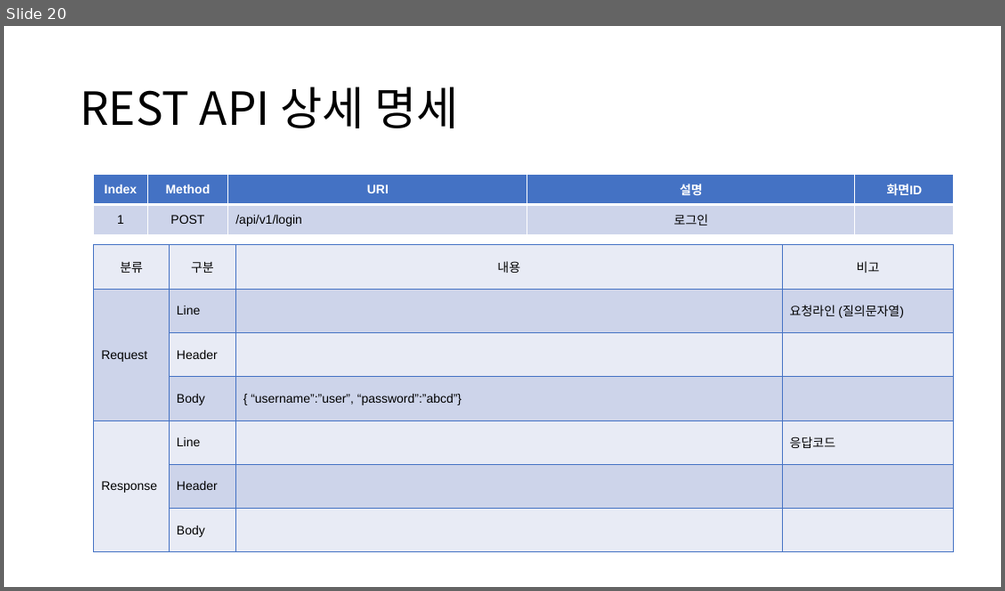
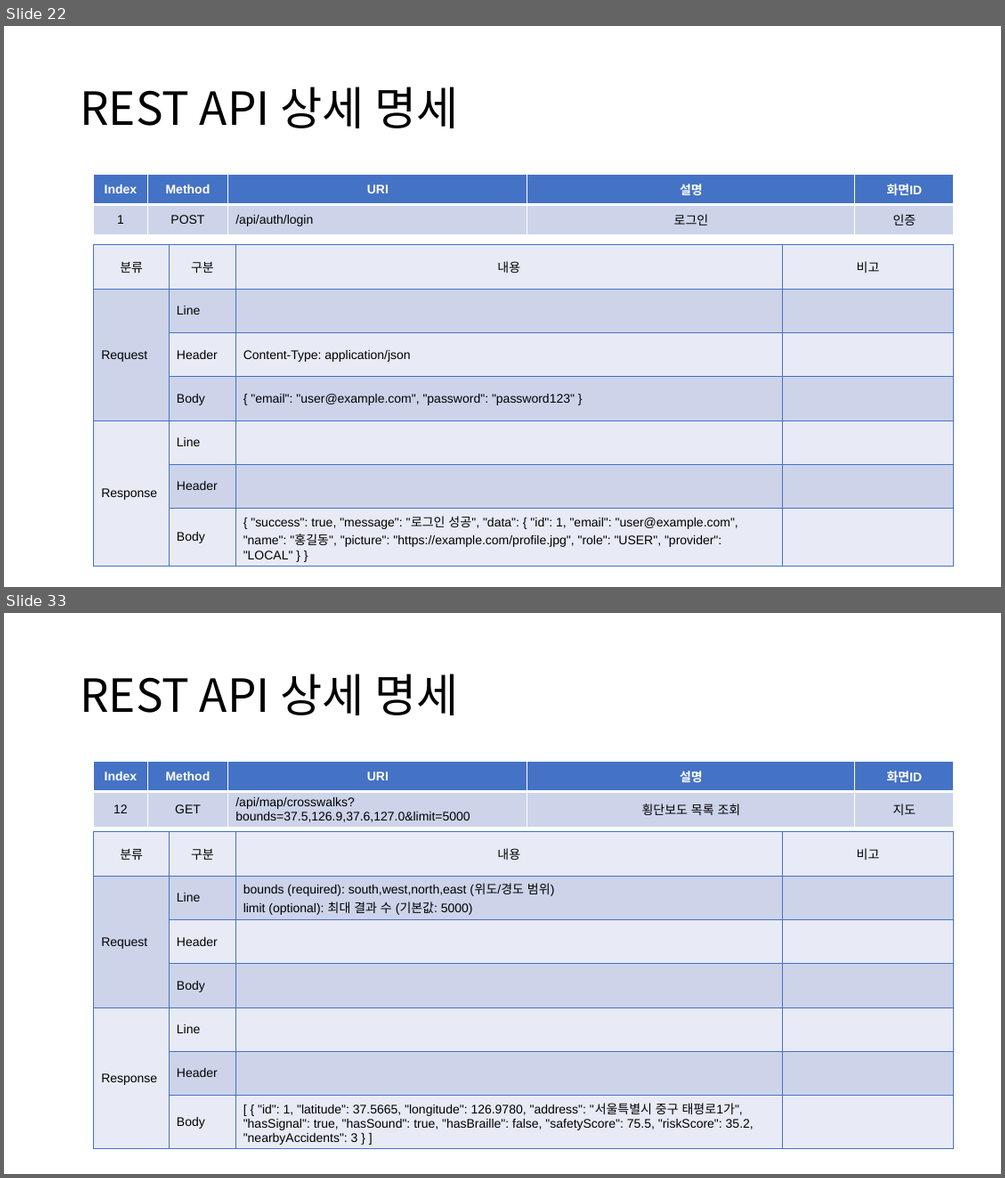
Before and after one commit to kimyuchan-1/MiniProject, a slide deck: 미니프로젝트계획서.pptx. Shown one above the other, each under a label of ours: slide 20 before the commit, slides 22 and 33 after it; the slides between them are not shown. The pictures are 1005x591 and 1005x1178 pixels, drawn with LibreOffice and Linux fonts; fonts in the diff are those of the drawing. Boxes give left, top, right and bottom in pixels: in the first picture for what was removed or moved away, otherwise in the second. Text is boxed around its words. In the diff, an @@ line names an element or a change of style, - is before the commit and + after.

```diff
--- a/미니프로젝트계획서.pptx
+++ b/미니프로젝트계획서.pptx
@@ slide 33 added at [4,613,1001,1174], background #FFFFFF @@
@@ title added at [80,674,458,715], 44 pt, text #000000 @@
+REST API 상세 명세
@@ table added at [94,761,954,829], 2 rows, 5 columns @@
+Index | Method | URI | 설명 | 화면ID
+12 | GET | /api/map/crosswalks?bounds=37.5,126.9,37.6,127.0&limit=5000 | 횡단보도 목록 조회 | 지도
@@ table added at [94,832,954,1148], 7 rows, 4 columns @@
+분류 | 구분 | 내용 | 비고
+Request | Line | bounds (required): south,west,north,east (위도/경도 범위) / limit (optional): 최대 결과 수 (기본값: 5000) | 
+ | Header |  | 
+ | Body |  | 
+Response | Line |  | 
+ | Header |  | 
+ | Body | [ { "id": 1, "latitude": 37.5665, "longitude": 126.9780, "address": "서울특별시 중구 태평로1가", "hasSignal": true, "hasSound": true, "hasBraille": false, "safetyScore": 75.5, "riskScore": 35.2, "nearbyAccidents": 3 } ] | 
@@ what was slide 20 is now slide 22 @@
@@ slide 22 changed as well @@
@@ table at [94,174,954,234] @@
-row 2, column 3: /api/v1/login
+row 2, column 3: /api/auth/login
-row 2, column 5: 
+row 2, column 5: 인증
@@ table at [94,245,954,563] @@
-row 2: Request | Line |  | 요청라인 (질의문자열)
+row 2: Request | Line |  | 
+row 3:  | Header | Content-Type: application/json | 
+row 4:  | Body | { "email": "user@example.com", "password": "password123" } | 
+row 5: Response | Line |  | 
-row 4:  | Body | { “username”:”user”, “password”:”abcd”} | 
-row 5: Response | Line |  | 응답코드
-row 6:  | Header |  | 
-row 7:  | Body |  | 
+row 7:  | Body | { "success": true, "message": "로그인 성공", "data": { "id": 1, "email": "user@example.com", "name": "홍길동", "picture": "https://example.com/profile.jpg", "role": "USER", "provider": "LOCAL" } } | 
```
Also in this commit, not shown: 3 other slides changed, 28 other slides added, 11 other files.
